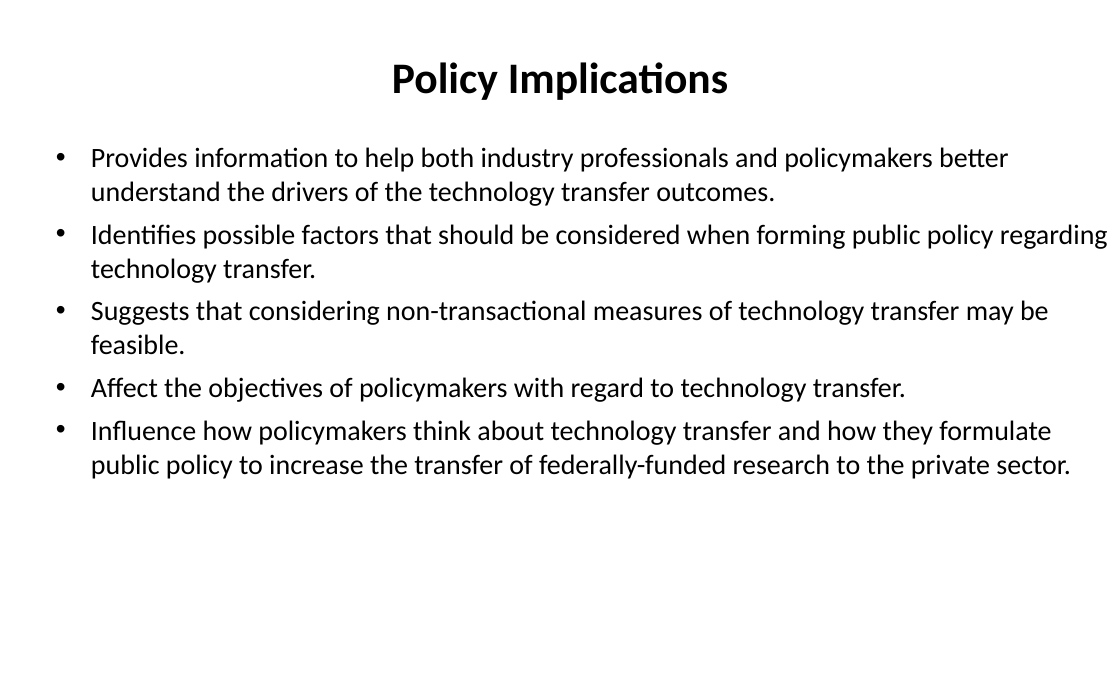
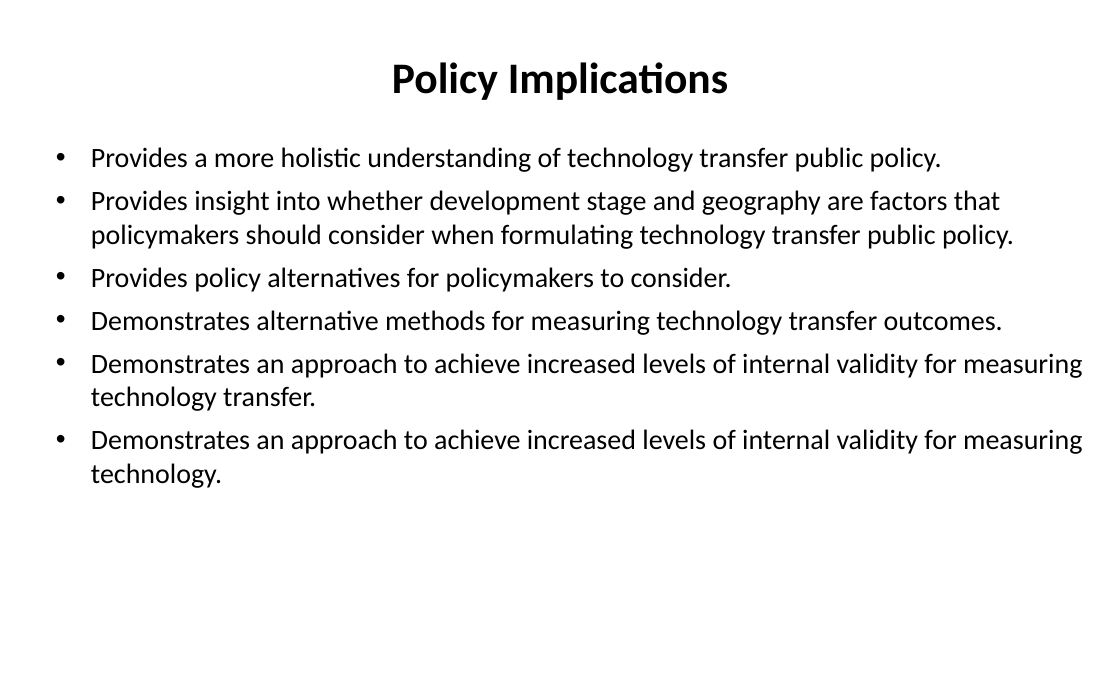
Before and after one commit to SLU-Courses-Townes/SOC5600, a slide deck: slide 29 of FinalProject/Presentation/Townes_SOC5600_FinalProject_Presentation.pptx (slide 26 before the commit). Drawn at 1120x700 pixels with LibreOffice and Linux fonts; fonts in the diff are those of the drawing. Boxes give left, top, right and bottom in pixels: in the first picture for what was removed or moved away, otherwise in the second. Text is boxed around its words. In the diff, an @@ line names an element or a change of style, - is before the commit and + after.

```diff
--- a/FinalProject/Presentation/Townes_SOC5600_FinalProject_Presentation.pptx
+++ b/FinalProject/Presentation/Townes_SOC5600_FinalProject_Presentation.pptx
@@ text at (91,147,1082,488): text changed @@
-• Provides information to help both industry professionals and policymakers better understand the drivers of the technology transfer outcomes.
-• Identifies possible factors that should be considered when forming public policy regarding technology transfer.
-• Suggests that considering non-transactional measures of technology transfer may be feasible.
-• Affect the objectives of policymakers with regard to technology transfer.
-• Influence how policymakers think about technology transfer and how they formulate public policy to increase the transfer of federally-funded research to the private sector.
+• Provides a more holistic understanding of technology transfer public policy.
+• Provides insight into whether development stage and geography are factors that policymakers should consider when formulating technology transfer public policy.
+• Provides policy alternatives for policymakers to consider.
+• Demonstrates alternative methods for measuring technology transfer outcomes.
+• Demonstrates an approach to achieve increased levels of internal validity for measuring technology transfer.
+• Demonstrates an approach to achieve increased levels of internal validity for measuring technology.
```
Also in this commit, not shown: 4 other slides changed, 7 slides added, 4 slides removed.
